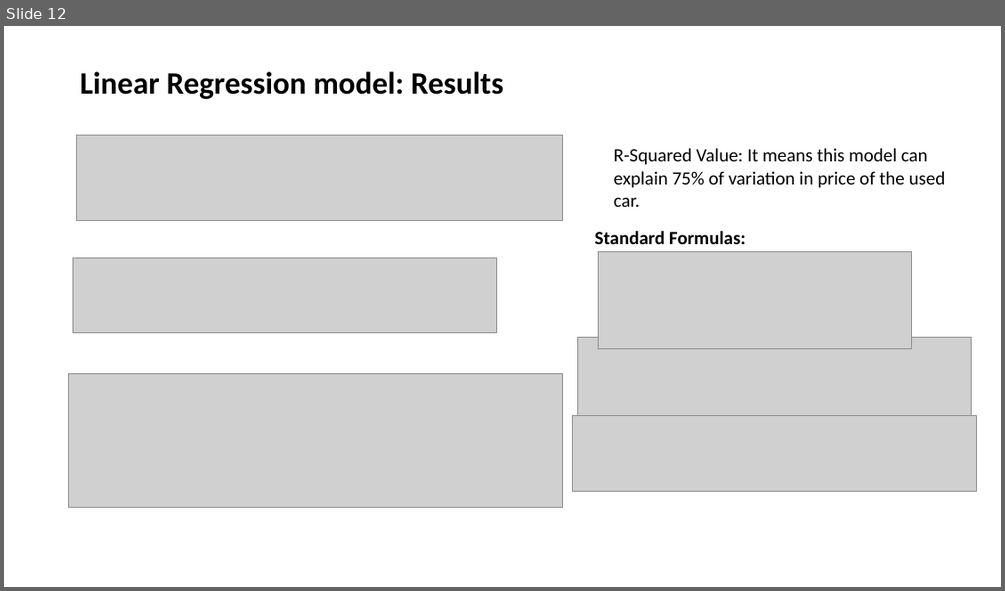
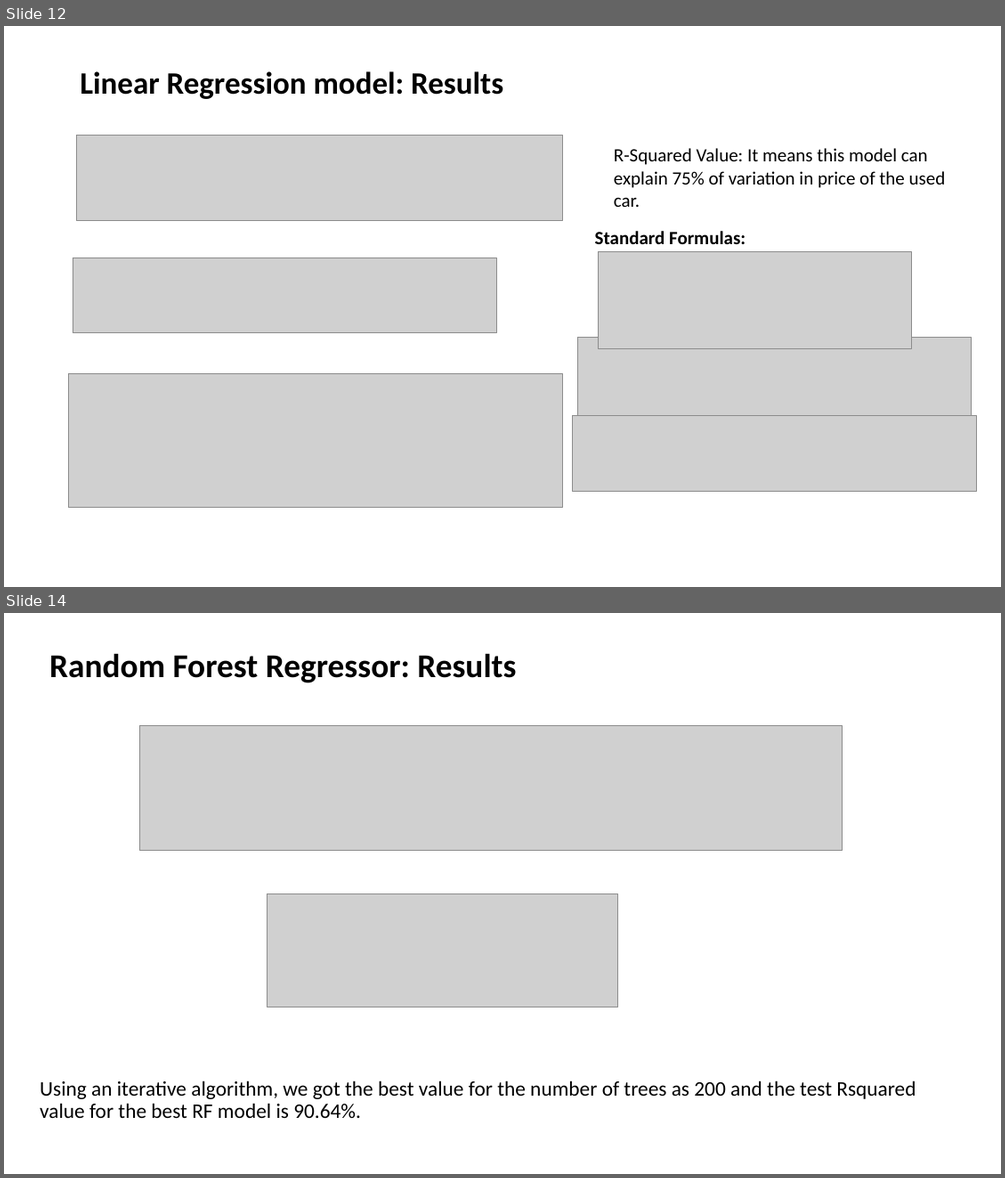
Before and after one commit to MANOJKUMAR1302/22FA_Dataverse_Team08, a slide deck: TEAM 8_FINAL_PRESENTATION.pptx. Shown one above the other, each under a label of ours: slide 12 before the commit, slides 12 and 14 after it; the slides between them are not shown. The pictures are 1005x591 and 1005x1178 pixels, drawn with LibreOffice and Linux fonts; fonts in the diff are those of the drawing; grey boxes stand for pictures. Boxes give left, top, right and bottom in pixels: in the first picture for what was removed or moved away, otherwise in the second. Text is boxed around its words. In the diff, an @@ line names an element or a change of style, - is before the commit and + after.

Commit message:
Update TEAM 8_FINAL_PRESENTATION.pptx
Updated slides for Random Forest and XGBoost Regressor models and summary.

```diff
--- a/TEAM 8_FINAL_PRESENTATION.pptx
+++ b/TEAM 8_FINAL_PRESENTATION.pptx
@@ slide 14 added at box(4, 613, 1001, 1174), background #FFFFFF @@
@@ title added at box(49, 653, 516, 683), 32 pt, text #000000, bold @@
+Random Forest Regressor: Results
@@ picture added at box(139, 726, 842, 850) @@
@@ picture added at box(267, 893, 618, 1007) @@
@@ text added at box(40, 1080, 915, 1118), 20 pt, text #000000 @@
+Using an iterative algorithm, we got the best value for the number of trees as 200 and the test Rsquared value for the best RF model is 90.64%.
```
Also in this commit, not shown: 6 other slides added.
